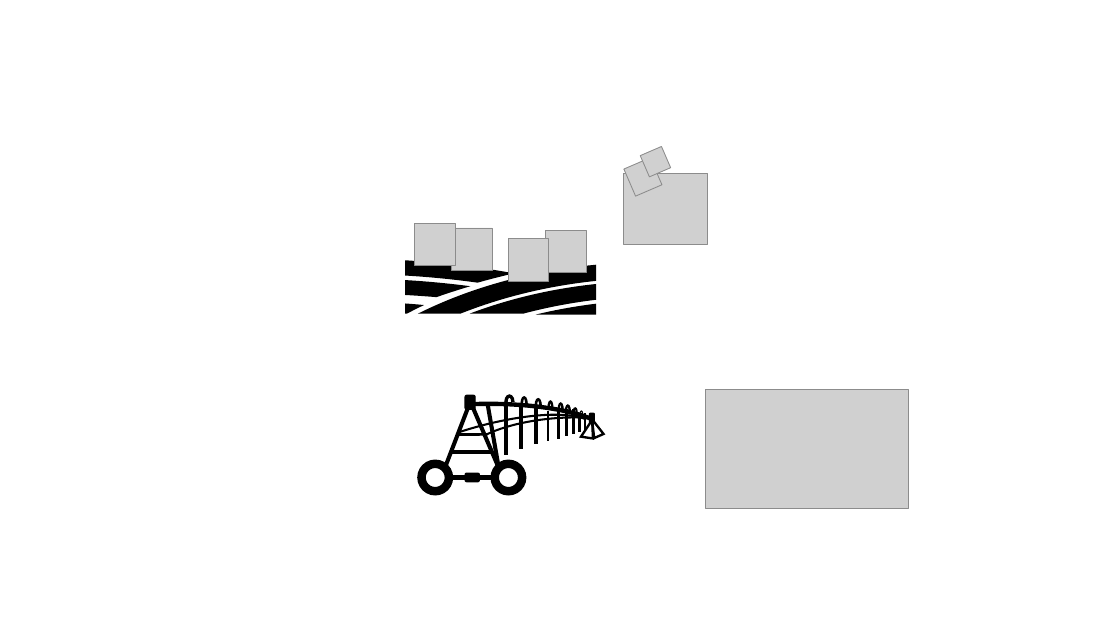
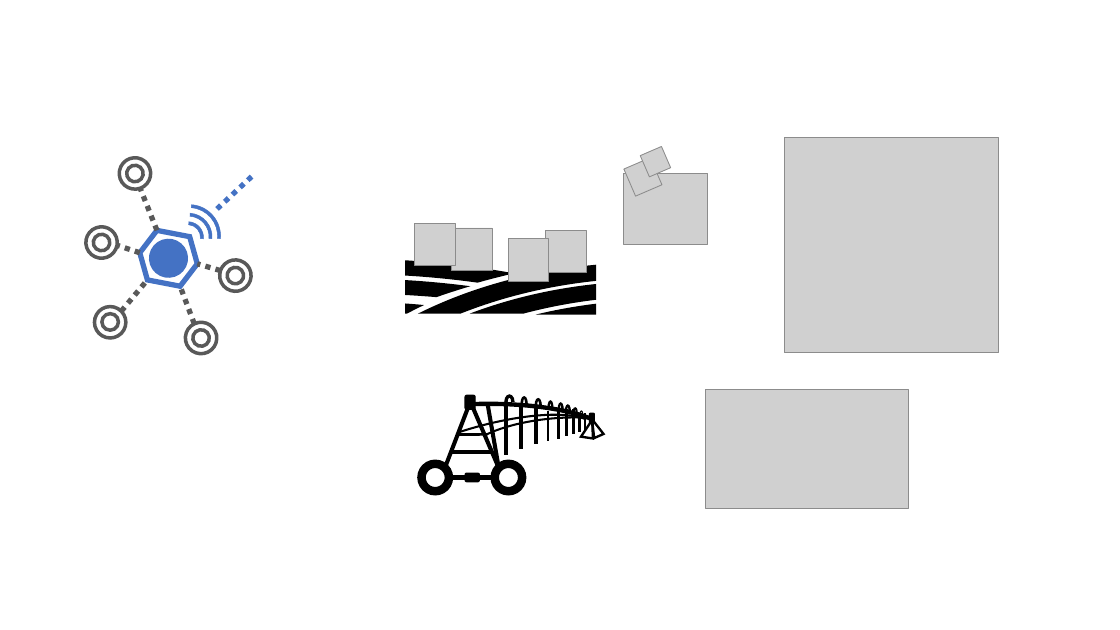
Before and after one commit to dta-labs/dta-agricola, a slide deck: slide 13 of Documentación/Protocolos/Carátulas equipos.pptx. Drawn at 1120x630 pixels with LibreOffice and Linux fonts; fonts in the diff are those of the drawing; grey boxes stand for pictures. Boxes give left, top, right and bottom in pixels: in the first picture for what was removed or moved away, otherwise in the second. Text is boxed around its words. In the diff, an @@ line names an element or a change of style, - is before the commit and + after.

```diff
--- a/Documentación/Protocolos/Carátulas equipos.pptx
+++ b/Documentación/Protocolos/Carátulas equipos.pptx
@@ picture added at [785, 138, 999, 353] @@
@@ group added at [83, 154, 255, 358]: 11 ellipses, 6 lines, 3 freeform shapes, 1 hexagon @@
```
Also in this commit, not shown: 15 other files.
